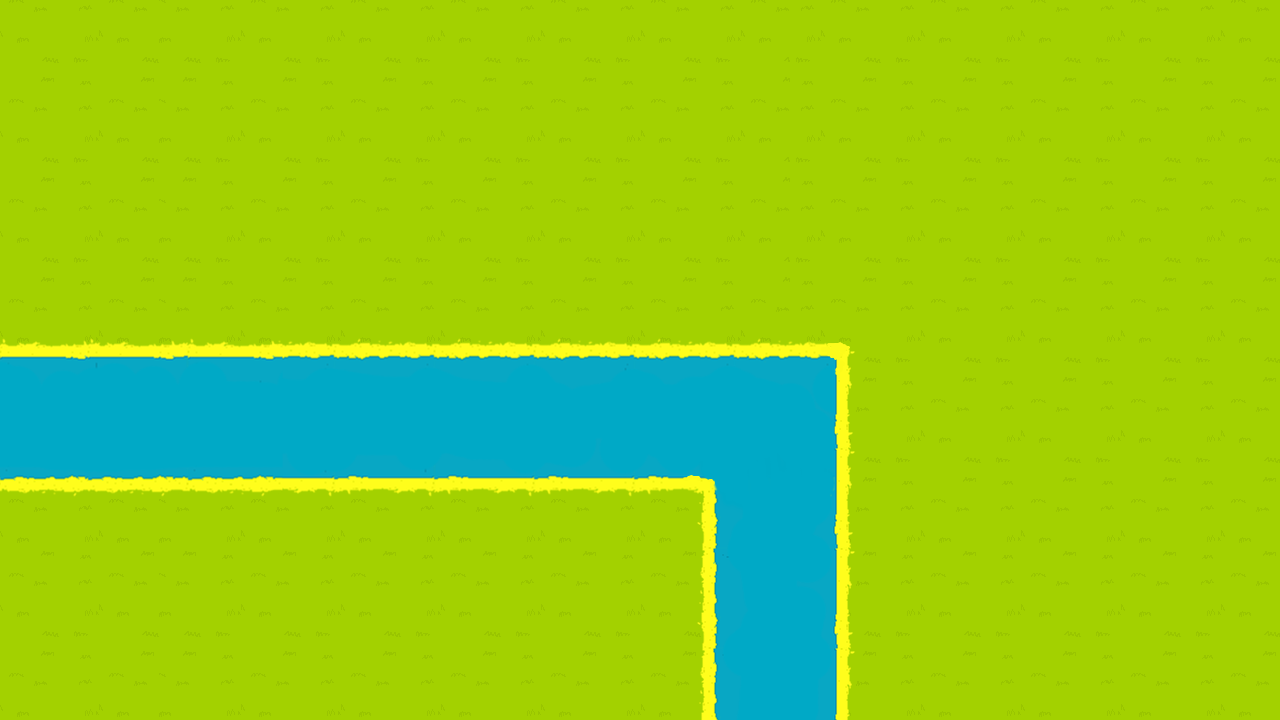
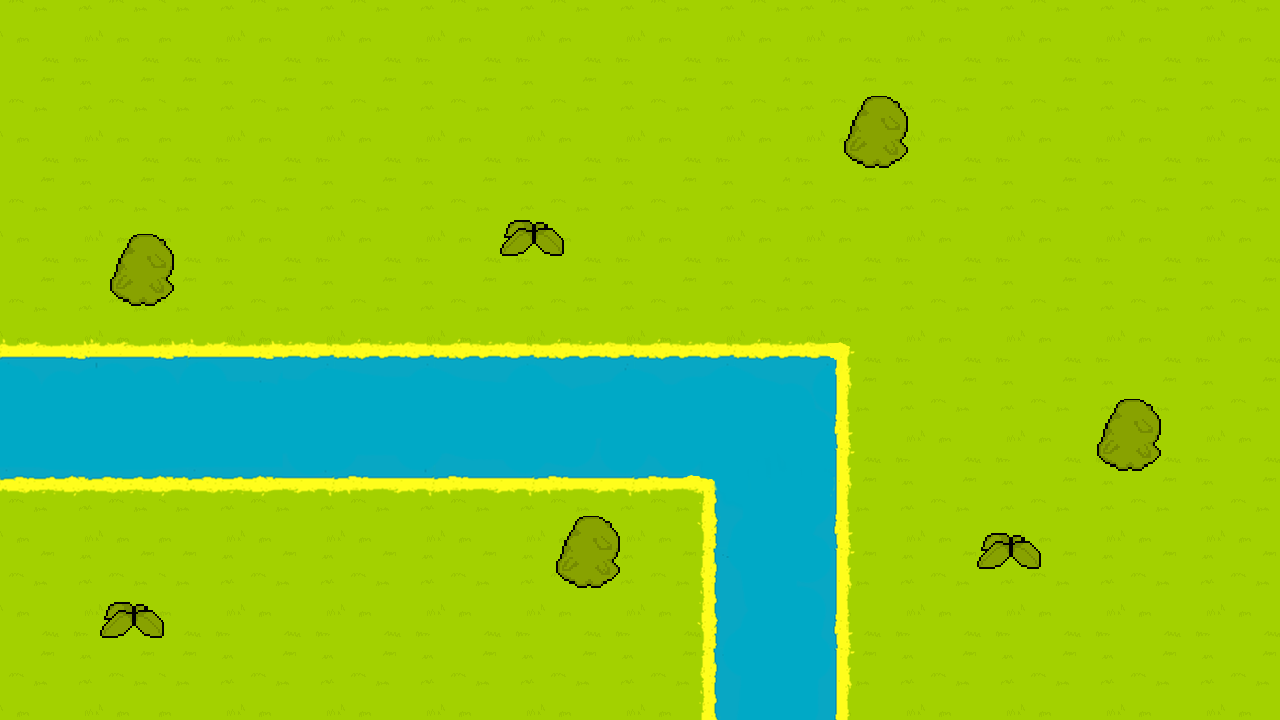
Before/after of a 1280×720 layered artwork. What changed in the layer stack:
added layer "vegetacao" above "RIO" over (100, 96, 1161, 638)
